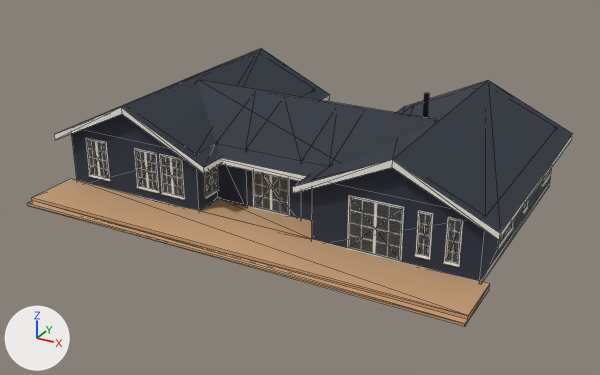
The glTF model i0k9g95har/teder187_c0_p0_m1.glb: old version first, new version second.
Both versions are drawn from a 50 mm camera at (17.7, -24.0, 16.5) aimed at (0.4, 7.5, 0.8). The axes (+X, +Y, +Z) are drawn at lower left. The lights are the same throughout. The picture after the commit comes second. Mesh edges are drawn as thin lines on the coarser meshes.

Before the edit, the objects in view are built like this:
```python
mat_glass = principled_material('glass')
mat_glass.base_color = (0.00784, 0.0157, 0.0235)  # black #16222a
mat_glass.roughness = 0.02
mat_glass.alpha = 0.502
me_fascia = bpy.data.meshes.new('fascia')
me_fascia.from_pydata(...)  # 36 vertices, 36 faces; spans x -11.0..11.0, y 3.5..15.6, z 2.4..4.8
me_fascia.materials.append(mat_fascia)  # white #f2f0ea
me_glass = bpy.data.meshes.new('glass')
me_glass.from_pydata(...)  # 176 vertices, 264 faces; spans x -10.3..10.3, y 3.9..15.2, z 0.3..2.7
me_glass.materials.append(mat_glass)  # black #16222a
me_wall = bpy.data.meshes.new('wall')
me_wall.from_pydata(...)  # 44 vertices, 80 faces; spans x -10.3..10.3, y 3.9..15.2, z 0.0..4.7
me_wall.materials.append(mat_wall)  # its picture is missing
ob_fascia = bpy.data.objects.new('fascia', me_fascia)
ob_fascia.location = (0.0, 0.0, 0.0)
ob_glass = bpy.data.objects.new('glass', me_glass)
ob_glass.location = (0.0, 0.0, 0.0)
ob_wall = bpy.data.objects.new('wall', me_wall)
ob_wall.location = (0.0, 0.0, 0.0)
# also in view: 'frame' at (0.0, 9.5, 1.5); 'deck' at (0.0, 7.9, 0.1); 'roof' at (0.0, 9.5, 3.8); 'plinth' at (0.0, 9.5, 0.2)
```
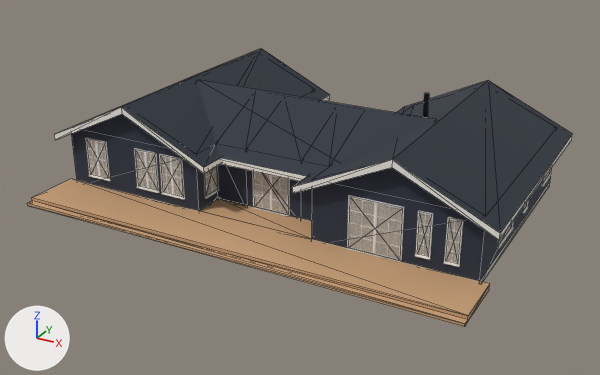
Location of each change, [x1, y1, x2, y2] in pixels of the pictures (600 x 375 px):
'glass', recoloured, surface changed
    both: [88, 140, 512, 263]

Edits to the bpy script that builds the scene:
```text
Change mat_glass:
    mat_glass.base_color: (0.00784, 0.0157, 0.0235) -> (0.345, 0.451, 0.525)  # black #16222a -> greyish blue #9fb3c0
    mat_glass.alpha: 0.502 -> 0.22
```
